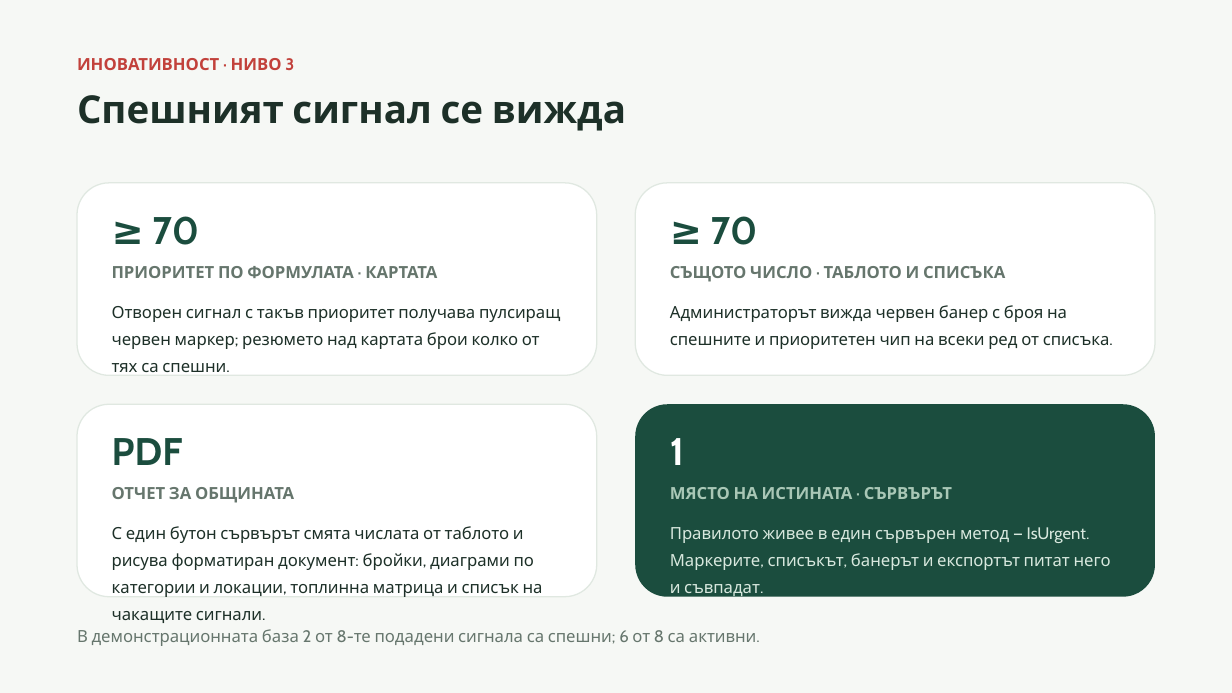
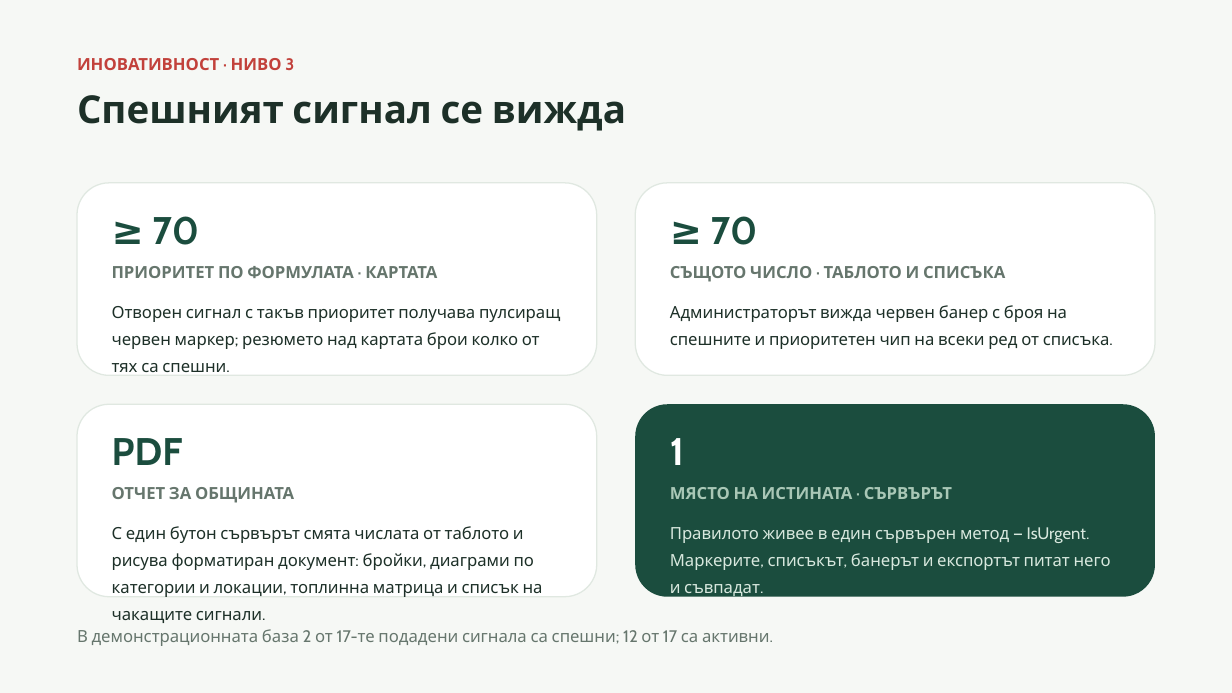
Before and after one commit to selinshengova-ai/CivicEyeGD, a slide deck: slide 7 of Docs/prezentacia-civiceye-gd.pptx. Drawn at 1232x693 pixels with LibreOffice and Linux fonts; fonts in the diff are those of the drawing. Boxes give left, top, right and bottom in pixels: in the first picture for what was removed or moved away, otherwise in the second. Text is boxed around its words. In the diff, an @@ line names an element or a change of style, - is before the commit and + after.

```diff
--- a/Docs/prezentacia-civiceye-gd.pptx
+++ b/Docs/prezentacia-civiceye-gd.pptx
@@ text at [77,629,770,646]: text changed @@
-В демонстрационната база 2 от 8-те подадени сигнала са спешни; 6 от 8 са активни.
+В демонстрационната база 2 от 17-те подадени сигнала са спешни; 12 от 17 са активни.
```
Also in this commit, not shown: 4 other slides changed, 2 slides added, 5 other files.
